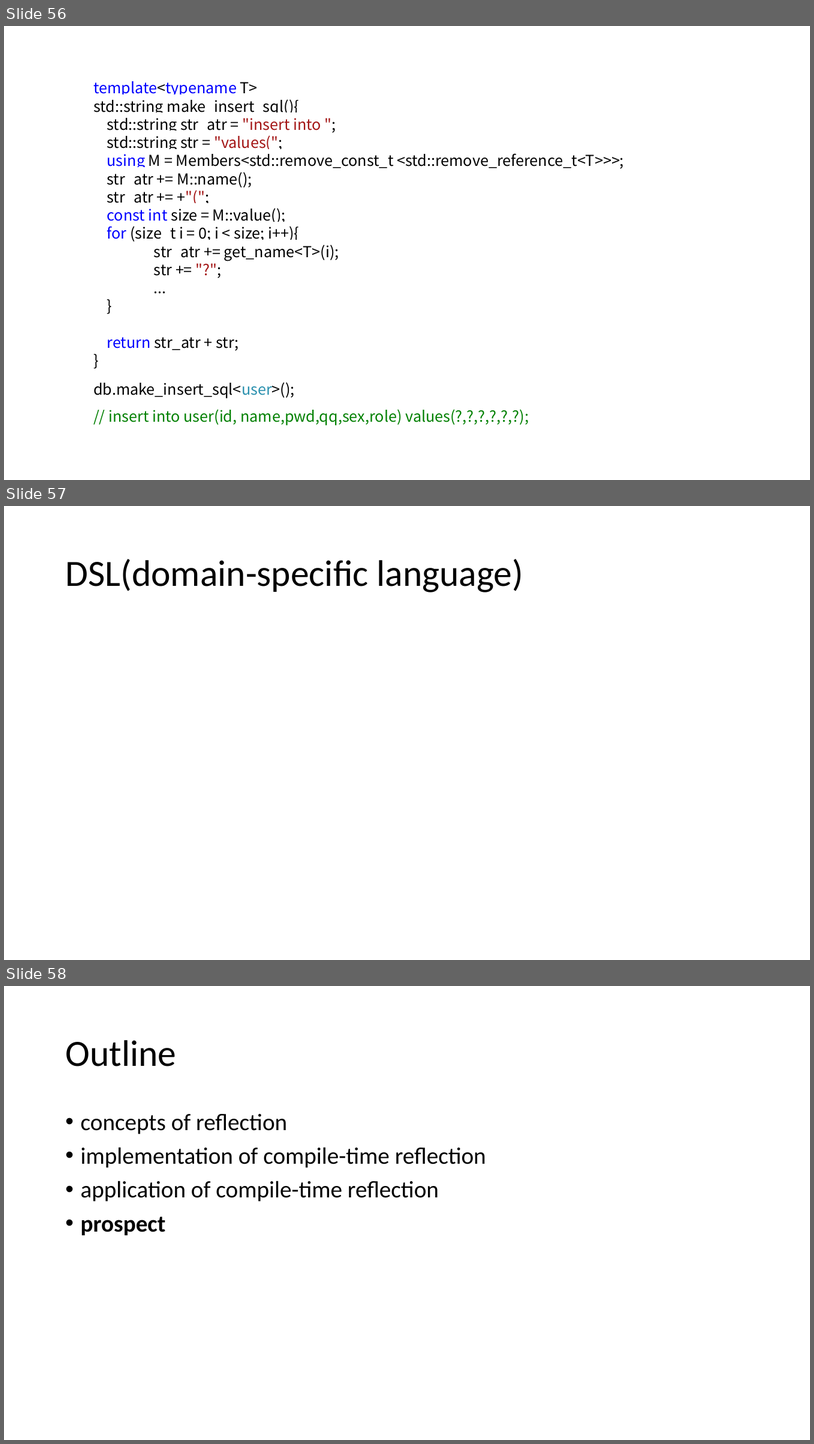
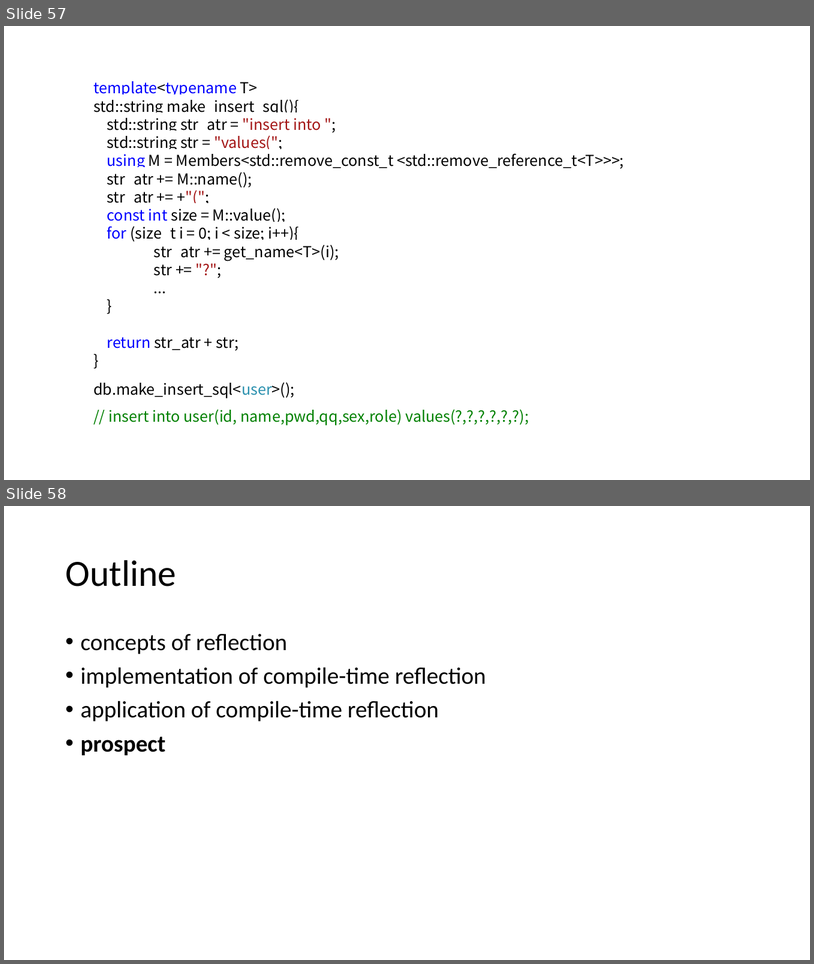
Before and after one commit to qicosmos/cppcon2017, a slide deck: cppcon2017.pptx. Shown one above the other, each under a label of ours: slides 56, 57 and 58 before the commit, slides 57 and 58 after it. The pictures are 814x1444 and 814x964 pixels, drawn with LibreOffice and Linux fonts; fonts in the diff are those of the drawing. Boxes give left, top, right and bottom in pixels: in the first picture for what was removed or moved away, otherwise in the second. Text is boxed around its words. In the diff, an @@ line names an element or a change of style, - is before the commit and + after.

```diff
--- a/cppcon2017.pptx
+++ b/cppcon2017.pptx
@@ slide 57 removed at (4,506,810,960), background #FFFFFF @@
@@ title removed at (65,559,524,592) @@
-DSL(domain-specific language)
@@ what was slide 56 is now slide 57 @@
```
Also in this commit, not shown: 6 slides changed, 1 slide added.
